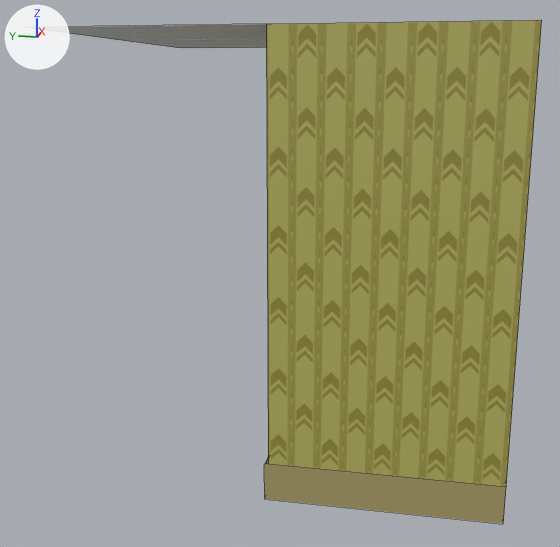
Before and after pictures for a commit that changed the FBX model Assets/Art/Models/Backrooms Tiles.fbx_Wall-Half/Backrooms Tiles.fbx_Wall-Half.fbx.
The view is the same before and after, from a 50 mm lens placed at (-13.02, -0.66, 0.78), pointed at (-9.08, 0.13, -0.2). Every picture has the same lights, and +X, +Y and +Z are marked at upper left. Mesh edges are drawn as thin lines.

Names of what the first picture shows: 'Wall-Half', 'Wall-Half-CeilingTile'.
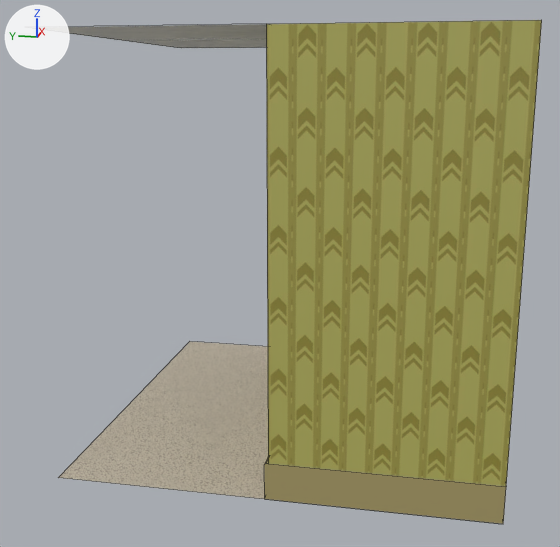
Commit message: Attempt at adding carpet to tiles

Boxes (x1, y1, x2, y2) around the edits, measured in the pictures (560 x 547 px):
```json
{"object": "Wall-Half-Carpet", "change": "added", "after": [58, 341, 268, 499]}
```

Edits to the scene script, one JSON object a line:
```json
{"op": "add", "block": "img_fabric_roughness_jpg", "code": ["img_fabric_roughness_jpg = load_image('Fabric_Roughness.jpg', '../Materials/Textures/Fabric_Roughness.jpg', 4096, 4096, 'Non-Color')"]}
{"op": "add", "block": "img_fabric_colour_jpg", "code": ["img_fabric_colour_jpg = load_image('Fabric_Colour.jpg', '../Materials/Textures/Fabric_Colour.jpg', 4096, 4096, 'sRGB')"]}
{"op": "add", "block": "mat_carpet", "code": ["mat_carpet = bpy.data.materials.new('Carpet')", "# uses the picture img_fabric_colour_jpg", "# uses the picture img_fabric_roughness_jpg"]}
{"op": "add", "block": "me_plane_007", "code": ["me_plane_007 = bpy.data.meshes.new('Plane.007')", "me_plane_007.from_pydata(...)  # 4 vertices, 1 face; spans x -1.0..1.0, y -1.0..1.0, z 0.0", "me_plane_007.materials.append(mat_carpet)"]}
{"op": "add", "block": "ob_wall_half_carpet", "code": ["ob_wall_half_carpet = bpy.data.objects.new('Wall-Half-Carpet', me_plane_007)", "ob_wall_half_carpet.location = (-9.0, 0.0, -1.0)"]}
```
